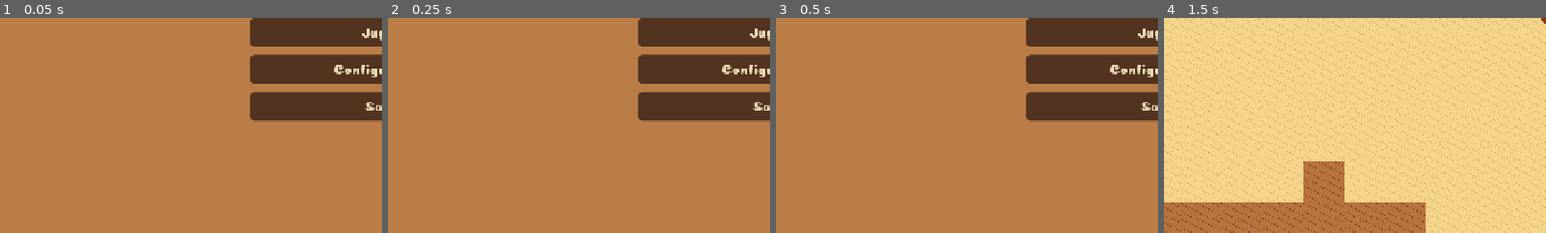
Above: before the commit, frames 1-4 (left to right).
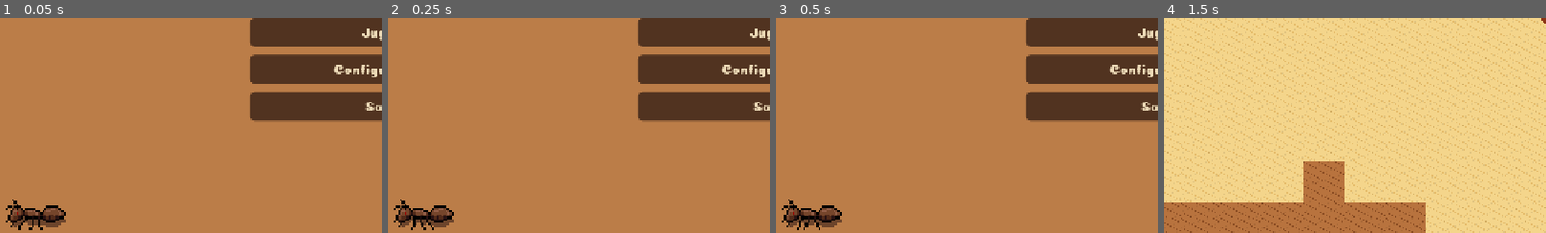
Above: after the commit, the same moments.

Repository: The-glitch-girls/an-ant-game
Game: Godot game, scene res://src/menu/menu.tscn
Two runs of this game, one before a commit and one after it. Both use one fixed random seed, a clock stepped at 60 frames per second and the inputs below.
Inputs:
- Up to frame 1 (0.05 s): no input
- Up to frame 2 (0.25 s): no input
- Up to frame 3 (0.5 s): no input
- Up to frame 4 (1.5 s): click "Jugar" at 0.5 s; tap Enter at 1.25 s; hold D (mover_derecha) from 1.28 s (still down); hold Shift (correr) from 1.28 s (still down)
The pictures show only the part of the screen within x 0-50%, y 50-100%; the shares and areas given below are measured in that part.

The runs differ from the first frame. In frame 1, 1.3% of the frame differs, in the area x 1-18%, y 84-99%; in frame 2, 1.3%; in frame 3, 1.3%; in frame 4, nothing differs.

Commit message:
feat: menu hormiga

Diff:
--- a/src/menu/menu.gd
+++ b/src/menu/menu.gd
@@ -8,9 +8,12 @@
 
 const FUENTE_COINY = preload("res://fonts/Coiny-Regular.ttf")
 
+var hormiga: Sprite2D
+var frame_hormiga := 12
+
 func _ready() -> void:
 	_armar()
-	_crear_hormigas()
+	_crear_hormiga()
 
 func _armar() -> void:
 	# --------------------------------------------------
@@ -192,3 +195,32 @@
 		Vector2(-60, 120),
 		0.0
 	)
+
+func _crear_hormiga() -> void:
+	hormiga = Sprite2D.new()
+	hormiga.texture = preload("res://assets/mpandiarajan_ants.png")
+	# El sprite sheet tiene 12 columnas y 8 filas
+	hormiga.hframes = 12
+	hormiga.vframes = 8
+	# Primera hormiga
+	hormiga.frame = 12
+	# Tamaño visual
+	hormiga.scale = Vector2(1.2, 1.2)
+	hormiga.position = Vector2(60, 660)
+	add_child(hormiga)
+
+	var timer := Timer.new()
+	timer.wait_time = 0.12
+	timer.autostart = true
+
+	add_child(timer)
+
+	timer.timeout.connect(_animar_hormiga)
+
+func _animar_hormiga() -> void:
+	frame_hormiga += 1
+
+	if frame_hormiga > 14:
+		frame_hormiga = 12
+
+	hormiga.frame = frame_hormiga
Binary file added: assets/mpandiarajan_ants.png
